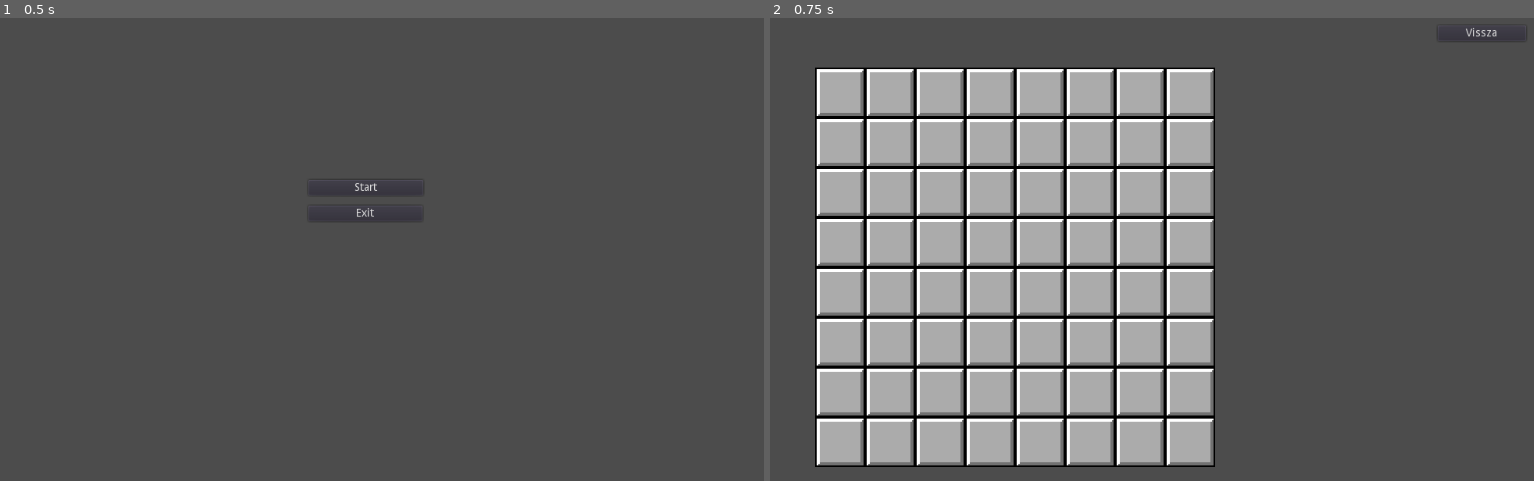
Above: before the commit, frames 1-2 (left to right).
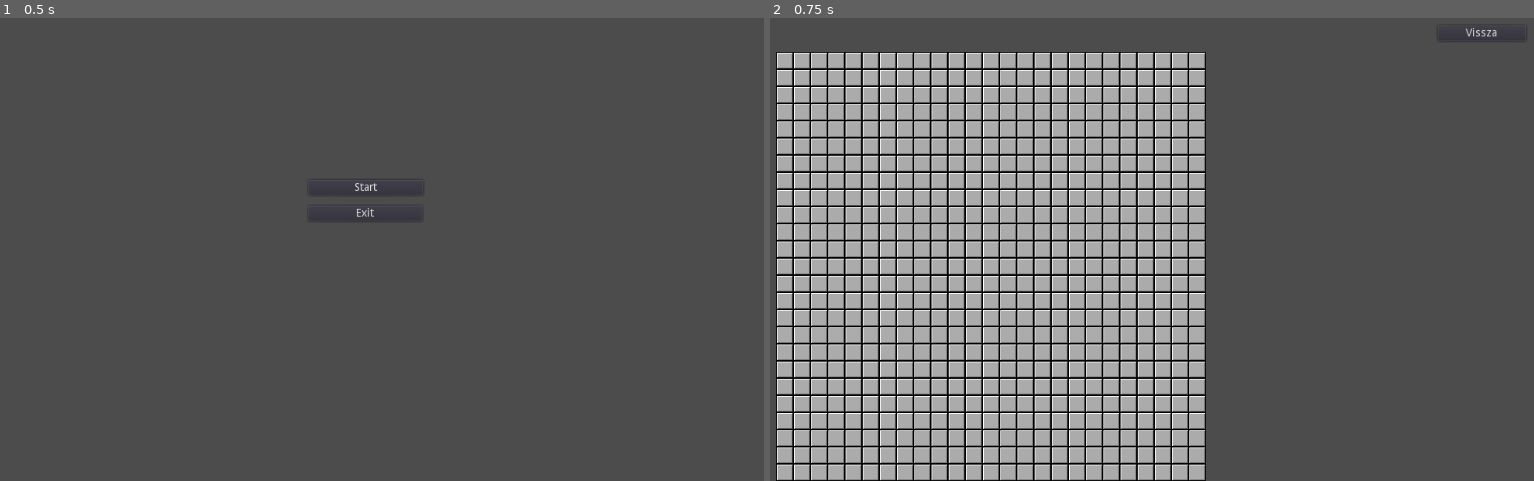
Above: after the commit, the same moments.

Repository: Gellifree/DigItAround
Game: Godot game, scene res://Scenes & Scripts/Main.tscn
The game is run twice, just before and just after one commit, with the same random seed, the same clock (stepped at 60 frames per second) and the same inputs.
Inputs:
- Up to frame 1 (0.5 s): no input
- Up to frame 2 (0.75 s): click "Start" at 0.5 s

Frame 1 is identical in both runs. In frame 2, 32% of the frame differs, in the area x 0-59%, y 7-100%.

Commit message:
Megfelelő méretezés megoldása Sikerült a hibás részt ijavítani, a pálya skálázása lehet tört i, és az egér koordináta is pontos

Diff:
--- a/GodotSweeper/Scenes & Scripts/PlayGround.tscn
+++ b/GodotSweeper/Scenes & Scripts/PlayGround.tscn
@@ -194,7 +194,7 @@
 }
 
 [node name="PlayableTiles" type="TileMap" parent="."]
-position = Vector2( 100, 70 )
+position = Vector2( 50, 50 )
 tile_set = SubResource( 1 )
 cell_size = Vector2( 32, 32 )
 format = 1
--- a/GodotSweeper/Scenes & Scripts/PlayGroundScene.gd
+++ b/GodotSweeper/Scenes & Scripts/PlayGroundScene.gd
@@ -9,7 +9,7 @@
 #Az első kattintásnál sosem lehet akna, ezért figyeljük hogy az első kattintás-e,
 #és ha igen, akkor a kattintás helyéről ha van, elvesszük az aknát, és körülötte is!
 var firstClick = 0
-var matrixSize = 8
+var matrixSize = 25
 
 var Scale = 1
 
@@ -57,10 +57,10 @@
 
 
 func setTileMap(size):
-	Scale =  (480 / matrixSize) / float(32)
-	Scale = round(Scale)
-	print("osztás eredménye: ",(480 / matrixSize))
-	print(Scale)
+	Scale =  (550 / matrixSize) / float(32)
+	Scale = Scale
+	#print("osztás eredménye: ",(480 / matrixSize))
+	#print(Scale)
 	$PlayableTiles.scale.x = Scale
 	$PlayableTiles.scale.y = Scale
 
@@ -204,15 +204,18 @@
 func _input(event):
 	if event is InputEventMouseButton:
 		var eventPos = event.position
-		eventPos.x -= 100
-		eventPos.y -= 70
-
-		var tile_index = $PlayableTiles.world_to_map(eventPos)
-		tile_index[0] = int(tile_index[0] / Scale) #Osztani kell a skálázással
-		tile_index[1] = int(tile_index[1] / Scale)
-
-		print("osztásX:", tile_index[0] / Scale)
-		print("osztásY:", tile_index[1] / Scale)
+		print("Egér koordinátáai:",eventPos)
+		eventPos.x -= 50
+		eventPos.y -= 50
+		print("Eltolt egér koord:", eventPos)
+
+		var tile_index = $PlayableTiles.world_to_map(eventPos / Scale)
+		print("worldtomap:", tile_index)
+		tile_index[0] = int(tile_index[0]) #Osztani kell a skálázással
+		tile_index[1] = int(tile_index[1])
+
+		#print("osztásX:", tile_index[0] / Scale)
+		#print("osztásY:", tile_index[1] / Scale)
 		print("A tileindex...:", tile_index)
 
 		var buttonState = event.get_button_index()
